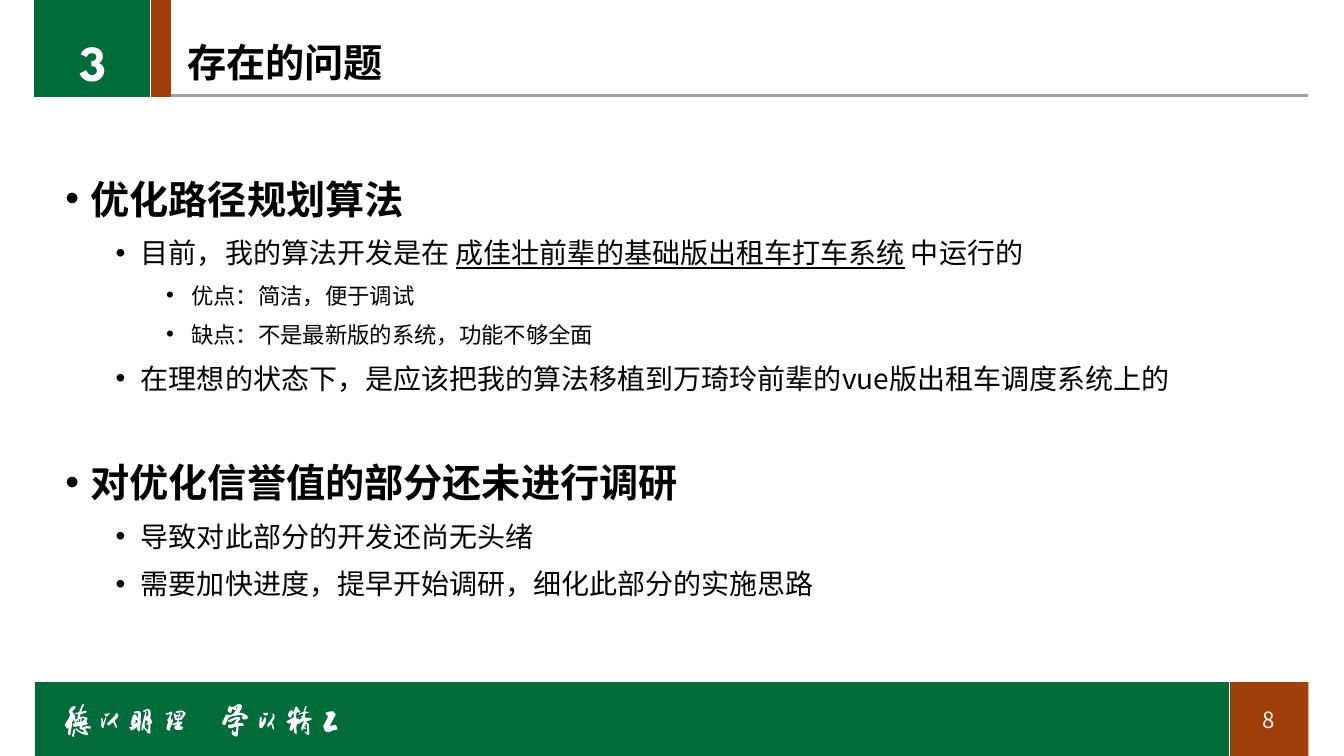
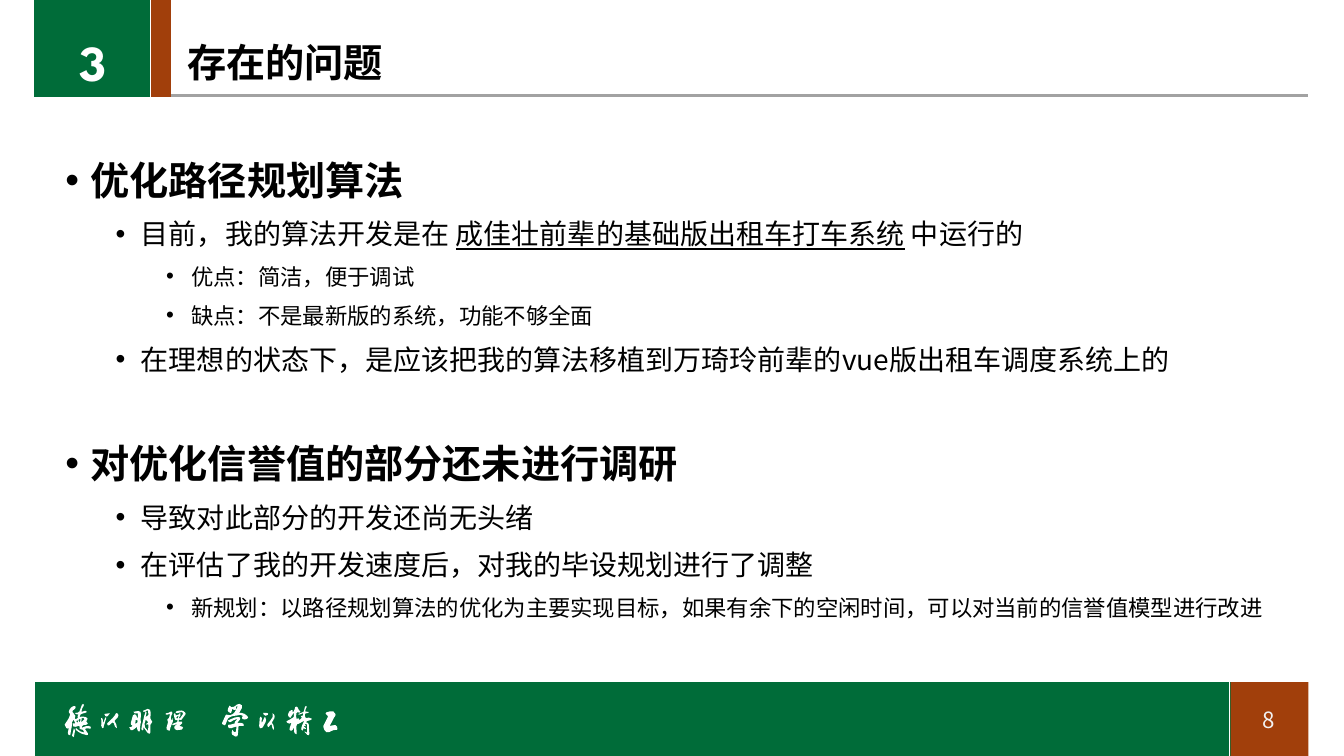
Before and after one commit to LancerEnk/GraduationDesign, a slide deck: slide 8 of doc/中期/中期_msj.pptx. Drawn at 1344x756 pixels with LibreOffice and Linux fonts; fonts in the diff are those of the drawing; background and template pictures are left out. Boxes give left, top, right and bottom in pixels: in the first picture for what was removed or moved away, otherwise in the second. Text is boxed around its words. In the diff, an @@ line names an element or a change of style, - is before the commit and + after.

```diff
--- a/doc/中期/中期_msj.pptx
+++ b/doc/中期/中期_msj.pptx
@@ text "优化路径规划算法": place and size @@
-text "优化路径规划算法" at [91, 180, 1170, 597]
+text "优化路径规划算法" at [91, 161, 1262, 619]
@@ text at [141, 551, 1262, 619]: text changed; size 20 to 16 pt @@
-  • 需要加快进度，提早开始调研，细化此部分的实施思路
+  • 在评估了我的开发速度后，对我的毕设规划进行了调整
+    • 新规划：以路径规划算法的优化为主要实现目标，如果有余下的空闲时间，可以对当前的信誉值模型进行改进
```
Also in this commit, not shown: 4 other slides changed, 1 other file.
